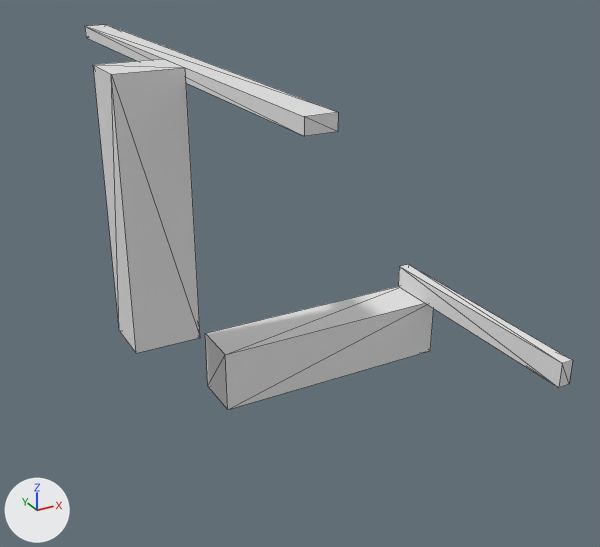
One commit to the OBJ model Data/bmc/tiles_structure/t_117.obj: the scene before it, then after it.
Before and after are seen from a camera (50 mm lens) standing at (-0.554, -1.405, 0.739) and looking at (0.215, -0.008, 0.041). The axes (+X, +Y, +Z) are drawn at lower left. The lights are the same throughout. Mesh edges are drawn as thin lines. Where no turn or scale is listed for an object, it has been applied to the vertices.

Objects in the first picture: 't_117'.
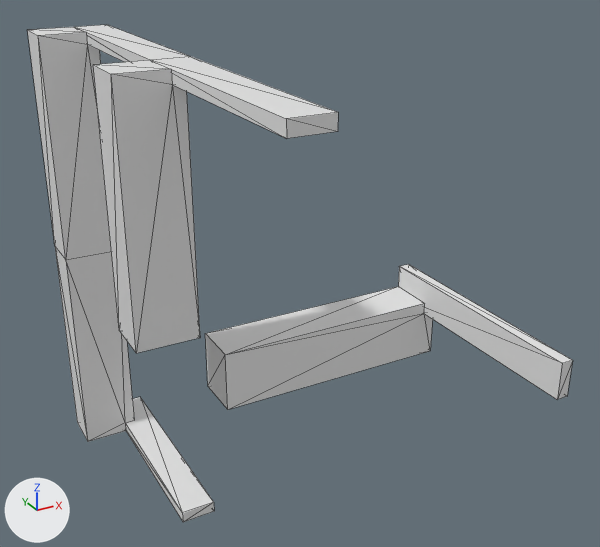
What differs and where, as boxes (x1, y1, x2, y2) in the pictures (600 x 547 px):
```json
{"object": "t_117", "change": "reshaped", "before": [85, 25, 573, 409], "after": [27, 25, 573, 522], "on screen": "12% wider, 29% taller"}
```

Scene script edits in JSON lines:
```json
{"block": "me_t_117", "where": "# used by ob_t_117; location = (0.0, 0.0, 0.0)"}
{"op": "remove", "block": "me_t_117", "code": "me_t_117.from_pydata(...)  # 31 vertices, 48 faces; spans x -0.175..0.5, y -0.5..0.5, z -0.175..0.5"}
{"op": "add", "block": "me_t_117", "code": "me_t_117.from_pydata(...)  # 64 vertices, 126 faces; spans x -0.175..0.5, y -0.5..0.5, z -0.5..0.5"}
{"block": "me_t_117", "change": "me_t_117 part 1"}
{"block": "me_t_117", "change": "7 vertices are removed from x -0.05..0.5, y -0.5..0.5, z -0.05..0.5"}
{"block": "me_t_117", "change": "38 faces are deleted"}
{"block": "me_t_117", "change": "2 vertices move from x -0.05..0.5, y -0.5, z -0.05..0.5 to x -0.075..0.475, y -0.5, z -0.075..0.5"}
{"block": "me_t_117", "change": "33 vertices are added at x -0.175..0.5, y -0.5..0.5, z -0.5..0.5"}
{"block": "me_t_117", "change": "7 new vertices lie (0.0, 0.1, 0.0) away from vertices in x -0.175..-0.05, y 0.4, z -0.5..0.5"}
{"block": "me_t_117", "change": "116 new faces join them"}
```
